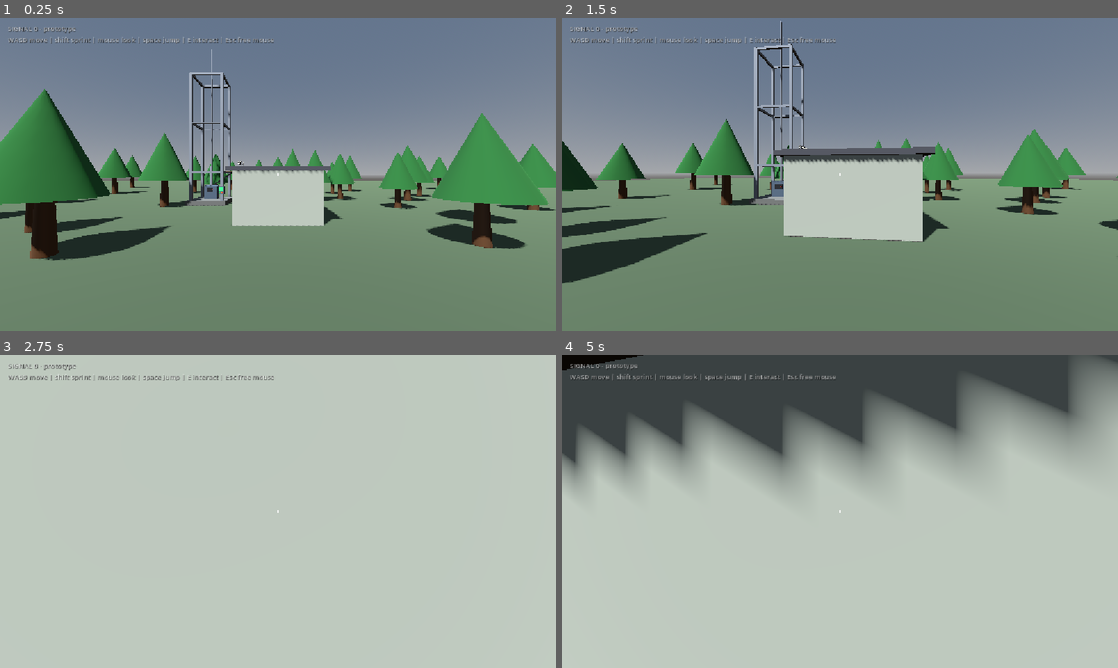
Above: before the commit, frames 1-4 (two rows, left to right).
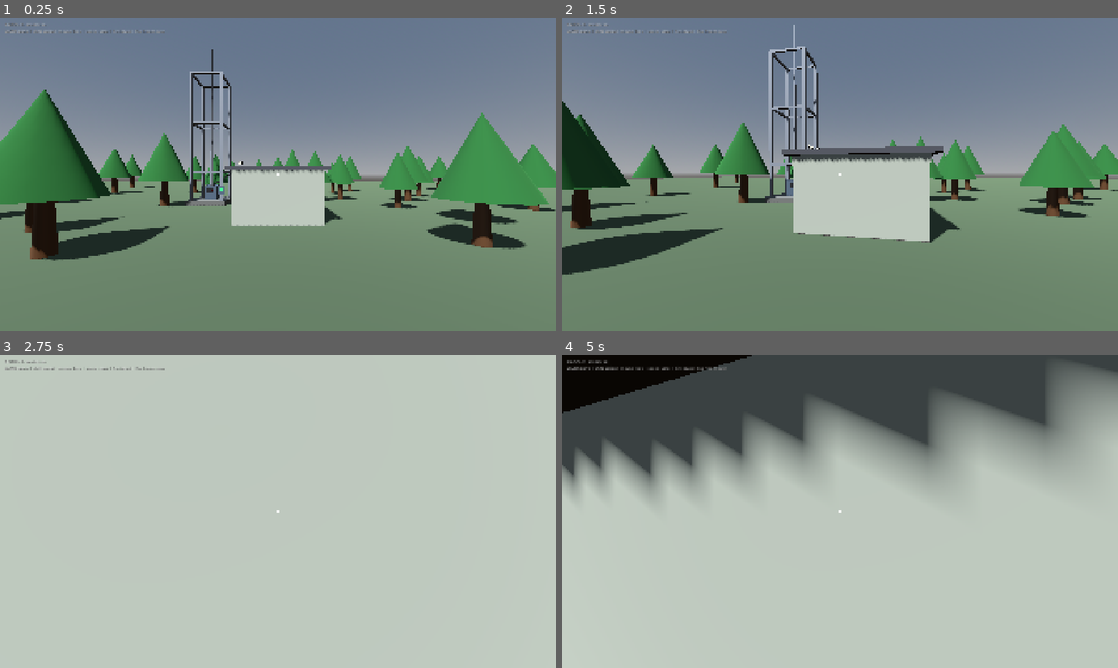
Above: after the commit, the same moments.

Repository: juustohamppari9/Signal-0
Game: Godot game, scene res://scenes/main.tscn
Same seed, same stepped clock (60 frames per second), same inputs: the game is played once before the commit and once after it.
Inputs (mouse positions are in pixels of both pictures, inside the frame that each line leads up to):
- Up to frame 1 (0.25 s): no input
- Up to frame 2 (1.5 s): move the mouse to (867, 174) at 0.52 s; hold E (interact) 0.53-1.28 s; hold W (move_forward) from 0.53 s (still down); tap Space (jump) at 0.77 s; move the mouse to (812, 174) at 1.27 s; tap E (interact) at 1.35 s
- Up to frame 3 (2.75 s): keep holding W (move_forward); tap Space (jump) at 1.52 s; move the mouse to (289, 505) at 2.02 s; hold Shift (sprint) from 2.03 s (still down); tap E (interact) at 2.3 s
- Up to frame 4 (5 s): keep holding W (move_forward); move the mouse to (834, 517) at 2.77 s; release Shift (sprint) at 2.78 s; tap E (interact) at 2.85, 4.55 s; tap Space (jump) at 3.02, 3.77, 4.52 s; move the mouse to (878, 514) at 3.52 s; hold E (interact) 3.53-4.28 s; move the mouse to (795, 508) at 4.27 s; tap Shift (sprint) at 4.35 s

The runs differ from the first frame. In frame 1, 2.5% of the frame differs, in the area x 0-100%, y 1-78%; in frame 2, 14%; in frame 3, 0.6%; in frame 4, 17%, in the area x 0-100%, y 0-51%.

Commit message:
Fixed generator hitbox

Diff:
--- a/project.godot
+++ b/project.godot
@@ -17,6 +17,8 @@
 
 [display]
 
+window/size/viewport_width=1920
+window/size/viewport_height=1080
 window/stretch/mode="canvas_items"
 window/stretch/aspect="expand"
 
--- a/scenes/props/generator.tscn
+++ b/scenes/props/generator.tscn
@@ -1,22 +1,21 @@
-[gd_scene load_steps=9 format=3]
+[gd_scene format=3 uid="uid://cg3dsa2bn43xp"]
 
-[ext_resource type="Script" path="res://scripts/generator.gd" id="1_gen"]
+[ext_resource type="Script" uid="uid://c7bdwl7bmxjqi" path="res://scripts/generator.gd" id="1_gen"]
+
+[sub_resource type="BoxShape3D" id="shape_body"]
+size = Vector3(1.4, 1.7, 0.8)
 
 [sub_resource type="StandardMaterial3D" id="mat_body"]
 albedo_color = Color(0.72, 0.62, 0.18, 1)
 roughness = 0.8
 
+[sub_resource type="BoxMesh" id="mesh_body"]
+material = SubResource("mat_body")
+size = Vector3(1.4, 1, 0.8)
+
 [sub_resource type="StandardMaterial3D" id="mat_dark"]
 albedo_color = Color(0.22, 0.22, 0.24, 1)
 roughness = 0.6
-
-[sub_resource type="StandardMaterial3D" id="mat_indicator"]
-albedo_color = Color(1, 0.25, 0.2, 1)
-roughness = 0.4
-
-[sub_resource type="BoxMesh" id="mesh_body"]
-material = SubResource("mat_body")
-size = Vector3(1.4, 1, 0.8)
 
 [sub_resource type="CylinderMesh" id="mesh_tank"]
 material = SubResource("mat_dark")
@@ -25,36 +24,41 @@
 height = 0.6
 radial_segments = 16
 
+[sub_resource type="StandardMaterial3D" id="mat_indicator"]
+albedo_color = Color(1, 0.25, 0.2, 1)
+roughness = 0.4
+
 [sub_resource type="SphereMesh" id="mesh_indicator"]
 material = SubResource("mat_indicator")
 radius = 0.1
 height = 0.2
 
-[sub_resource type="BoxShape3D" id="shape_body"]
-size = Vector3(1.4, 1.7, 0.8)
-
-[node name="Generator" type="StaticBody3D" groups=["generator", "interactable"]]
+[node name="Generator" type="StaticBody3D" unique_id=99021502 groups=["generator", "interactable"]]
 script = ExtResource("1_gen")
 
-[node name="CollisionShape3D" type="CollisionShape3D" parent="."]
-position = Vector3(0, 0.85, 0)
+[node name="CollisionShape3D" type="CollisionShape3D" parent="." unique_id=548167399]
+transform = Transform3D(1, 0, 0, 0, 0.60985756, 0, 0, 0, 1, 0, 0.48488897, 0)
 shape = SubResource("shape_body")
 
-[node name="Body" type="MeshInstance3D" parent="."]
-position = Vector3(0, 0.5, 0)
+[node name="CollisionShape3D" type="CollisionShape3D" parent="CollisionShape3D" unique_id=197375702]
+transform = Transform3D(0.35771292, 0, 0, 0, 0.5956269, 0, 0, 0, 0.6055192, 0, 1.3358417, 0)
+shape = SubResource("shape_body")
+
+[node name="Body" type="MeshInstance3D" parent="." unique_id=171676650]
+transform = Transform3D(1, 0, 0, 0, 1, 0, 0, 0, 1, 0, 0.5, 0)
 mesh = SubResource("mesh_body")
 
-[node name="Tank" type="MeshInstance3D" parent="."]
-position = Vector3(0, 1.3, 0)
+[node name="Tank" type="MeshInstance3D" parent="." unique_id=1122992519]
+transform = Transform3D(1, 0, 0, 0, 1, 0, 0, 0, 1, 0, 1.3, 0)
 mesh = SubResource("mesh_tank")
 
-[node name="Indicator" type="MeshInstance3D" parent="."]
-position = Vector3(0, 0.75, 0.45)
+[node name="Indicator" type="MeshInstance3D" parent="." unique_id=633264450]
+transform = Transform3D(1, 0, 0, 0, 1, 0, 0, 0, 1, 0, 0.75, 0.45)
 material_override = SubResource("mat_indicator")
 mesh = SubResource("mesh_indicator")
 
-[node name="StatusLabel" type="Label3D" parent="."]
-position = Vector3(0, 1.9, 0)
+[node name="StatusLabel" type="Label3D" parent="." unique_id=593505642]
+transform = Transform3D(1, 0, 0, 0, 1, 0, 0, 0, 1, 0, 1.9, 0)
 billboard = 1
 text = "OFF"
 font_size = 40
--- a/scenes/props/radio_tower.tscn
+++ b/scenes/props/radio_tower.tscn
@@ -44,6 +44,7 @@
 roughness = 0.5
 
 [sub_resource type="SphereMesh" id="mesh_beacon"]
+lightmap_size_hint = Vector2i(8, 5)
 material = SubResource("mat_beacon")
 radius = 0.2
 height = 0.4
